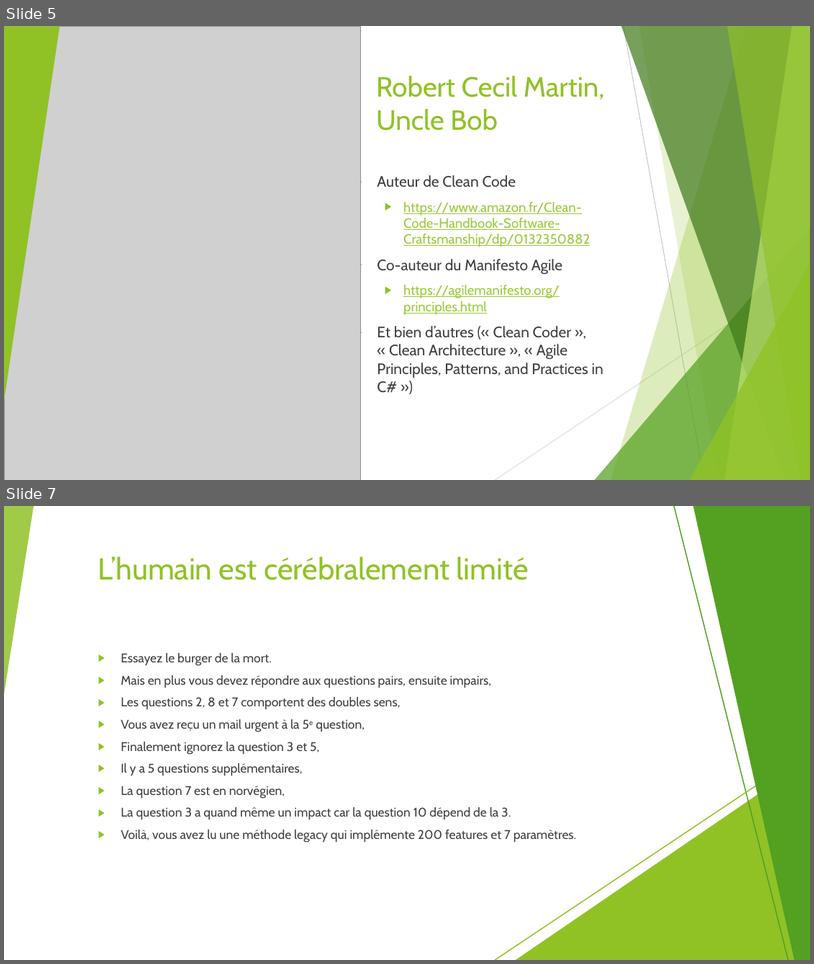
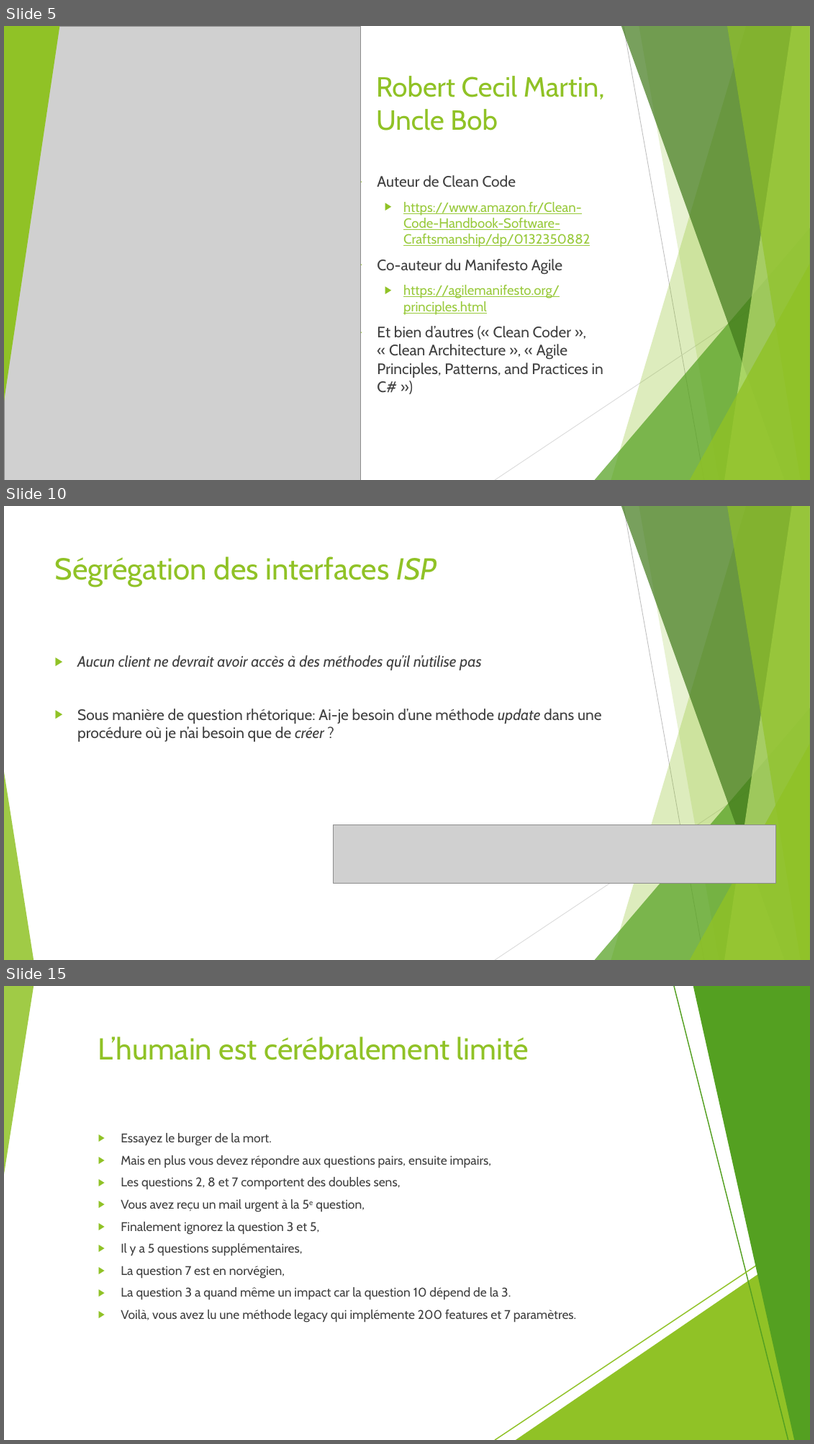
Before and after one commit to worming004/SimpleIsNotEasy, a slide deck: PPT/Easy != Simple.pptx. Shown one above the other, each under a label of ours: slides 5 and 7 before the commit, slides 5, 10 and 15 after it; the slides between them are not shown. The pictures are 814x964 and 814x1444 pixels, drawn with LibreOffice and Linux fonts; fonts in the diff are those of the drawing; grey boxes stand for pictures. Boxes give left, top, right and bottom in pixels: in the first picture for what was removed or moved away, otherwise in the second. Text is boxed around its words. In the diff, an @@ line names an element or a change of style, - is before the commit and + after.

```diff
--- a/PPT/Easy != Simple.pptx
+++ b/PPT/Easy != Simple.pptx
@@ slide 10 added at <box>4,506,810,960</box>, background #FFFFFF; not listed: 10 template elements that a slide beside it also shows @@
@@ title added at <box>55,556,437,587</box>, 36 pt, text #90C226 @@
+Ségrégation des interfaces ISP
@@ text added at <box>77,655,602,741</box>, 18 pt, text #404040 @@
+▶ Aucun client ne devrait avoir accès à des méthodes qu’il n’utilise pas
+▶ Sous manière de question rhétorique: Ai-je besoin d’une méthode update dans une procédure où je n’ai besoin que de créer ?
@@ picture added at <box>333,825,776,883</box> @@
@@ what was slide 7 is now slide 15 @@
```
Also in this commit, not shown: 12 slides changed, 7 other slides added, 15 other files.
